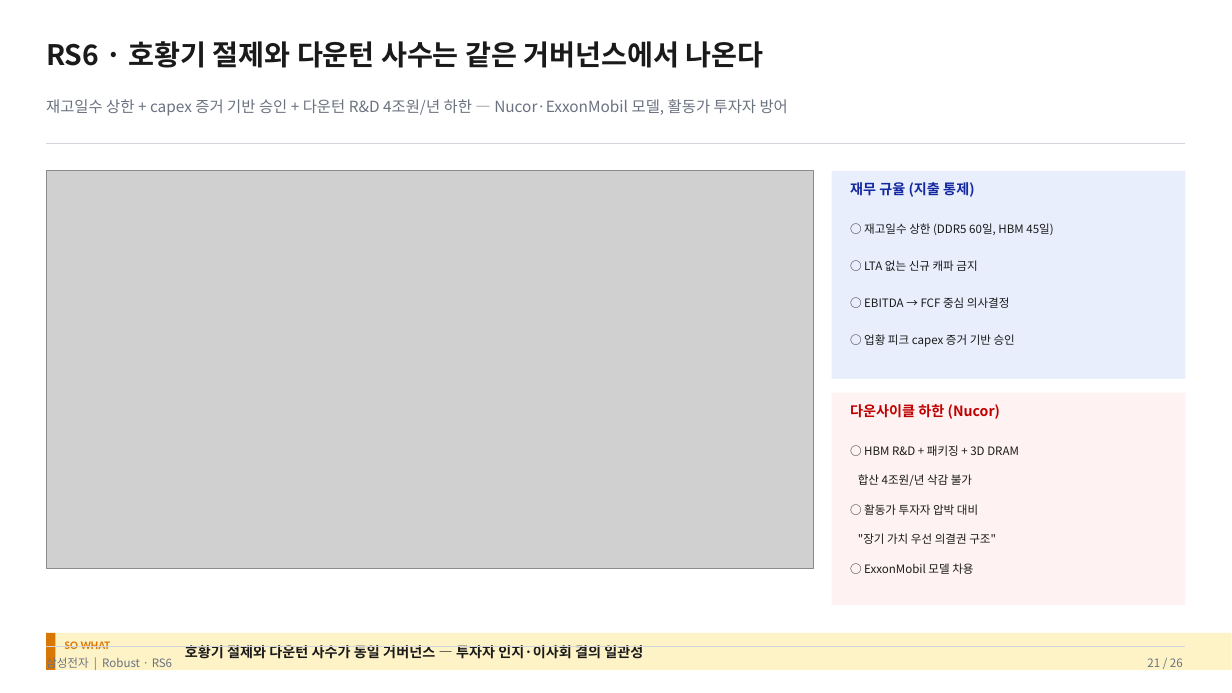
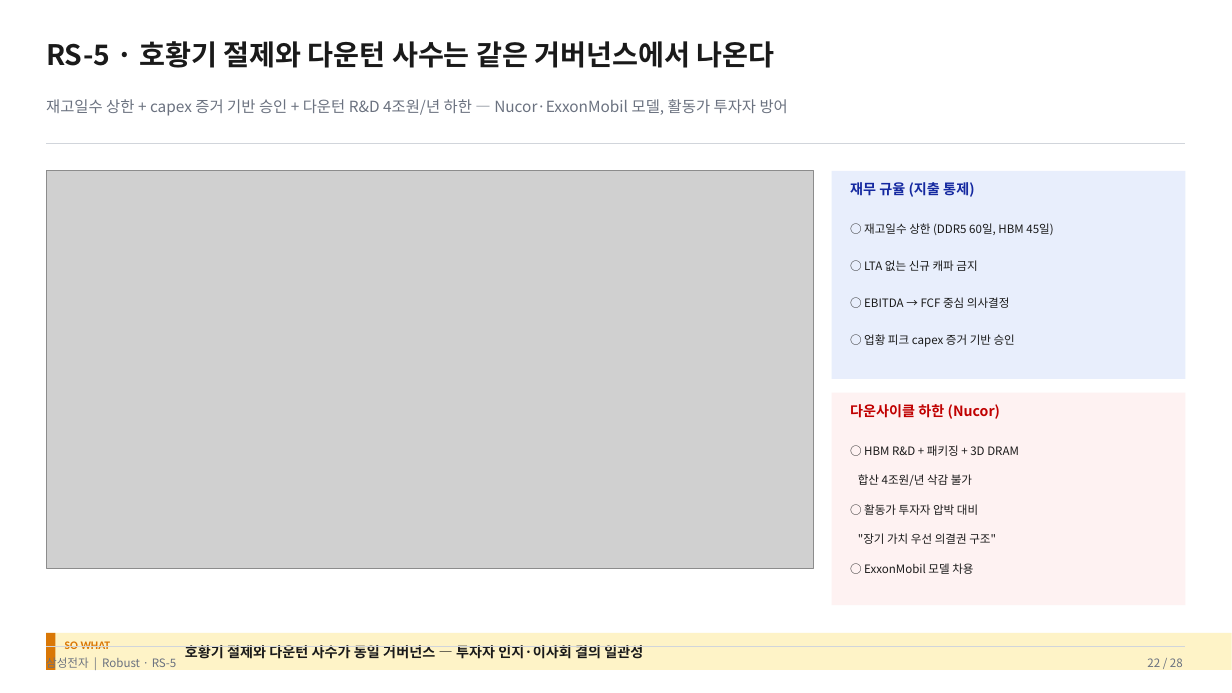
Before and after one commit to k31001/action-learning, a slide deck: slide 22 of presentation/samsung-memory-scenario-planning.pptx (slide 21 before the commit). Drawn at 1232x693 pixels with LibreOffice and Linux fonts; fonts in the diff are those of the drawing; grey boxes stand for pictures. Boxes give left, top, right and bottom in pixels: in the first picture for what was removed or moved away, otherwise in the second. Text is boxed around its words. In the diff, an @@ line names an element or a change of style, - is before the commit and + after.

```diff
--- a/presentation/samsung-memory-scenario-planning.pptx
+++ b/presentation/samsung-memory-scenario-planning.pptx
@@ text at <box>46,41,774,68</box>: text changed @@
-RS6 · 호황기 절제와 다운턴 사수는 같은 거버넌스에서 나온다
+RS-5 · 호황기 절제와 다운턴 사수는 같은 거버넌스에서 나온다
@@ text at <box>46,655,177,671</box>: text changed @@
-삼성전자 | Robust · RS6
+삼성전자 | Robust · RS-5
@@ text at <box>1147,658,1183,671</box>: text changed @@
-21 / 26
+22 / 28
```
Also in this commit, not shown: 24 other slides changed, 2 slides added, 12 other files.
